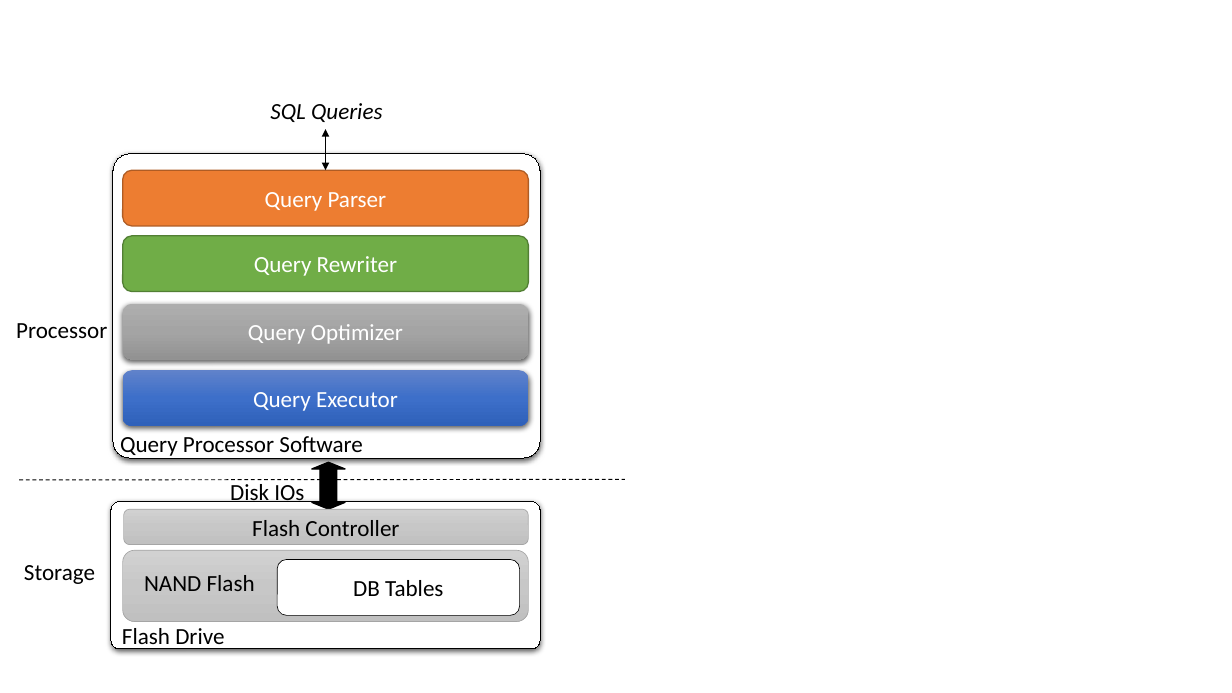
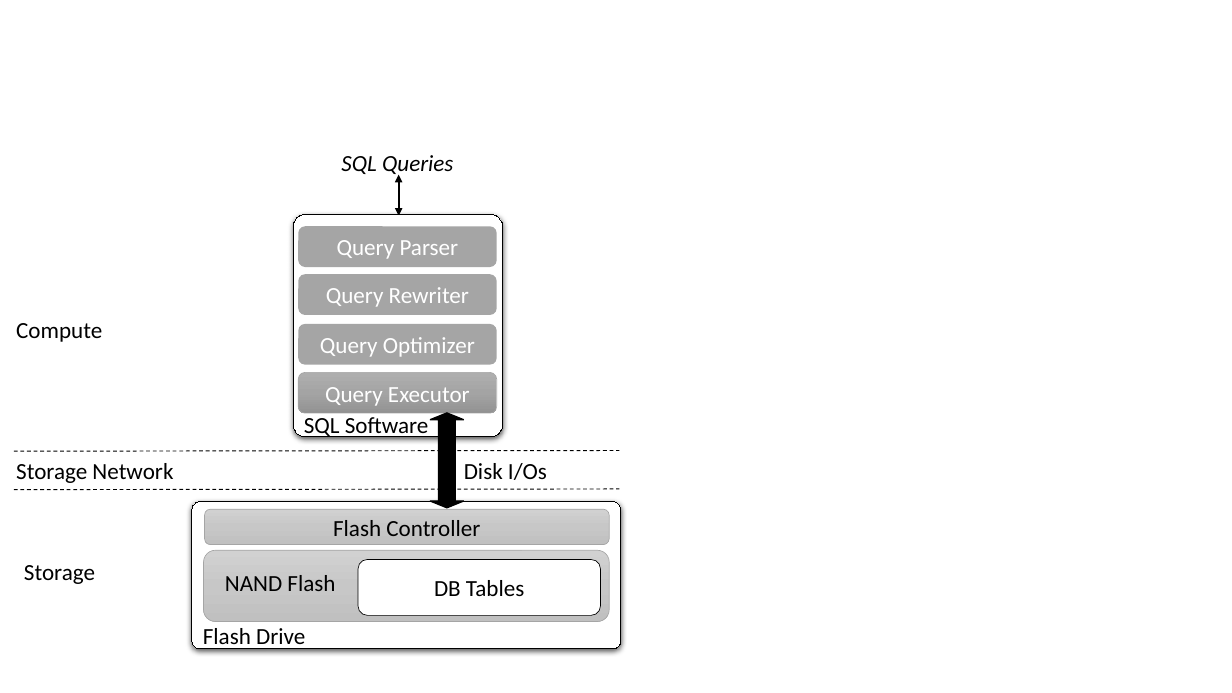
Before and after one commit to xushuotao/NDPSql, a slide deck: slide 1 of proposal/figures/software-stack.pptx. Drawn at 1232x693 pixels with LibreOffice and Linux fonts; fonts in the diff are those of the drawing. Boxes give left, top, right and bottom in pixels: in the first picture for what was removed or moved away, otherwise in the second. Text is boxed around its words. In the diff, an @@ line names an element or a change of style, - is before the commit and + after.

```diff
--- a/proposal/figures/software-stack.pptx
+++ b/proposal/figures/software-stack.pptx
@@ text "SQL Queries": place and size @@
-text "SQL Queries" at (270,103,382,122)
+text "SQL Queries" at (341,155,453,177)
@@ double arrow moved from (325, 129) - (325, 170) to (398, 175) - (398, 216) @@
@@ rounded rectangle: place and size @@
-rounded rectangle at (113,153,540,458)
+rounded rectangle at (294,214,503,437)
@@ rounded rectangle "Query Parser": place and size @@
-rounded rectangle "Query Parser" at (123,170,529,226)
+rounded rectangle "Query Parser" at (299,226,497,267)
@@ rounded rectangle "Query Parser" at (299,226,497,267): fill #ED7D31 to #A5A5A5; outline #AF5C24 1 pt to none @@
@@ rounded rectangle "Query Rewriter": place and size @@
-rounded rectangle "Query Rewriter" at (123,236,529,291)
+rounded rectangle "Query Rewriter" at (299,274,497,315)
@@ rounded rectangle "Query Rewriter" at (299,274,497,315): fill #70AD47 to #A5A5A5; outline #538035 1 pt to none @@
@@ text at (16,323,102,342): text changed @@
-Processor
+Compute
@@ rounded rectangle "Query Optimizer": place and size @@
-rounded rectangle "Query Optimizer" at (123,304,529,360)
+rounded rectangle "Query Optimizer" at (299,324,497,365)
@@ rounded rectangle "Query Optimizer" at (299,324,497,365): fill gradient #AFAFAF to #A5A5A5 to #939393 to #A5A5A5; shadow off @@
@@ rounded rectangle "Query Executor": place and size @@
-rounded rectangle "Query Executor" at (123,371,529,426)
+rounded rectangle "Query Executor" at (299,372,497,413)
@@ rounded rectangle "Query Executor" at (299,372,497,413): fill gradient #6183CB to #3E70CA to #3062BB to gradient #AFAFAF to #A5A5A5 to #939393; outline none to #A5A5A5 0.5 pt; shadow off @@
@@ text at (304,417,428,439): text changed @@
-Query Processor Software
+SQL Software
@@ up down arrow: place and size @@
-up down arrow at (311,462,346,509)
+up down arrow at (430,413,464,508)
@@ line added from (14, 451) to (619, 451), #000000 0.75 pt dashed @@
@@ text at (16,463,173,483): text changed @@
-Disk IOs
+Storage Network
@@ text added at (464,463,547,480), 18 pt, text #000000 @@
+Disk I/Os
@@ line moved from (19, 480) - (625, 480) to (14, 490) - (619, 489) @@
@@ 4 rounded rectangles, 2 texts: place and size @@
-4 rounded rectangles, 2 texts at (111,501,540,650)
+4 rounded rectangles, 2 texts at (192,501,621,650)
```
Also in this commit, not shown: 6 other files.
